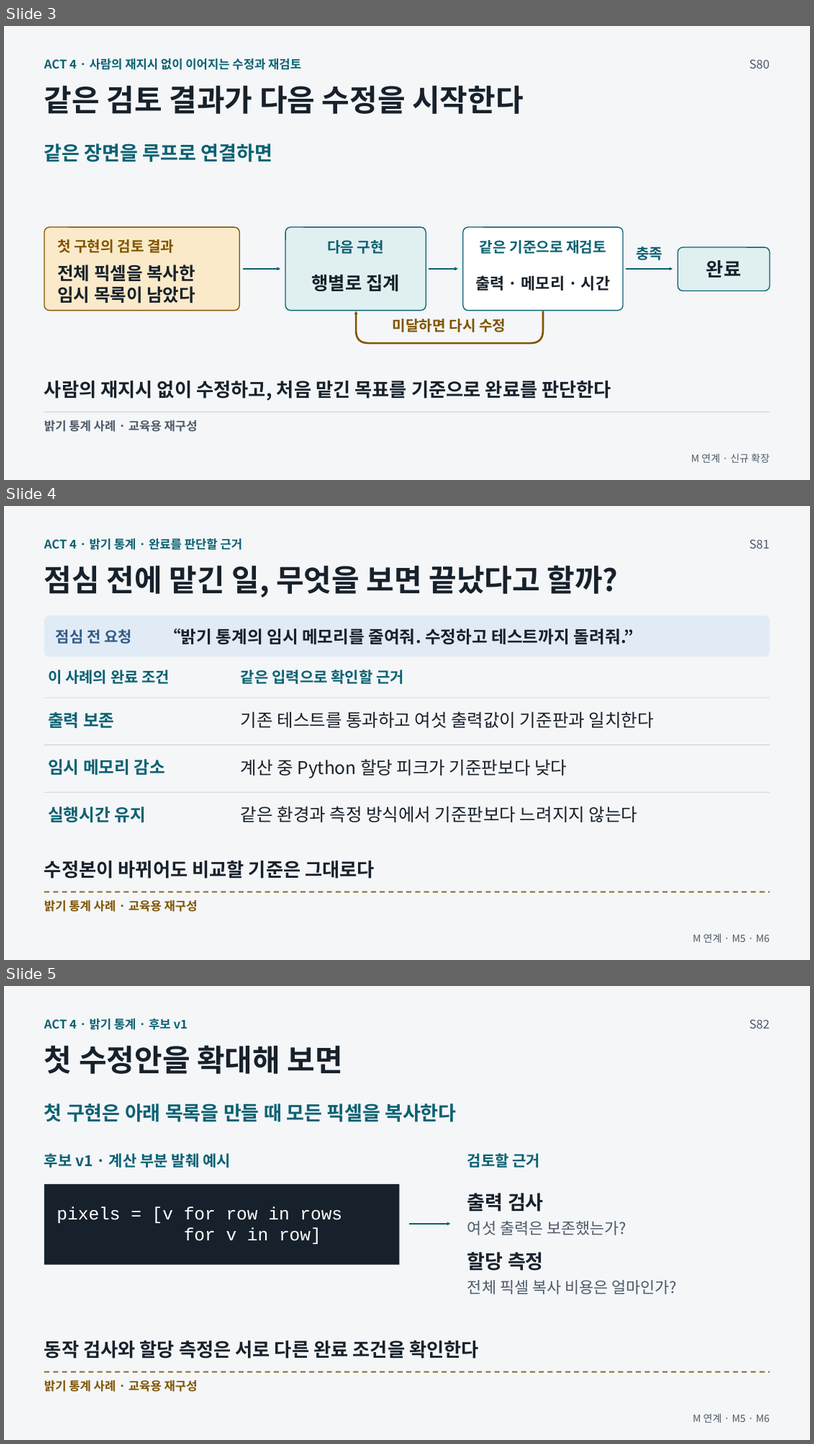
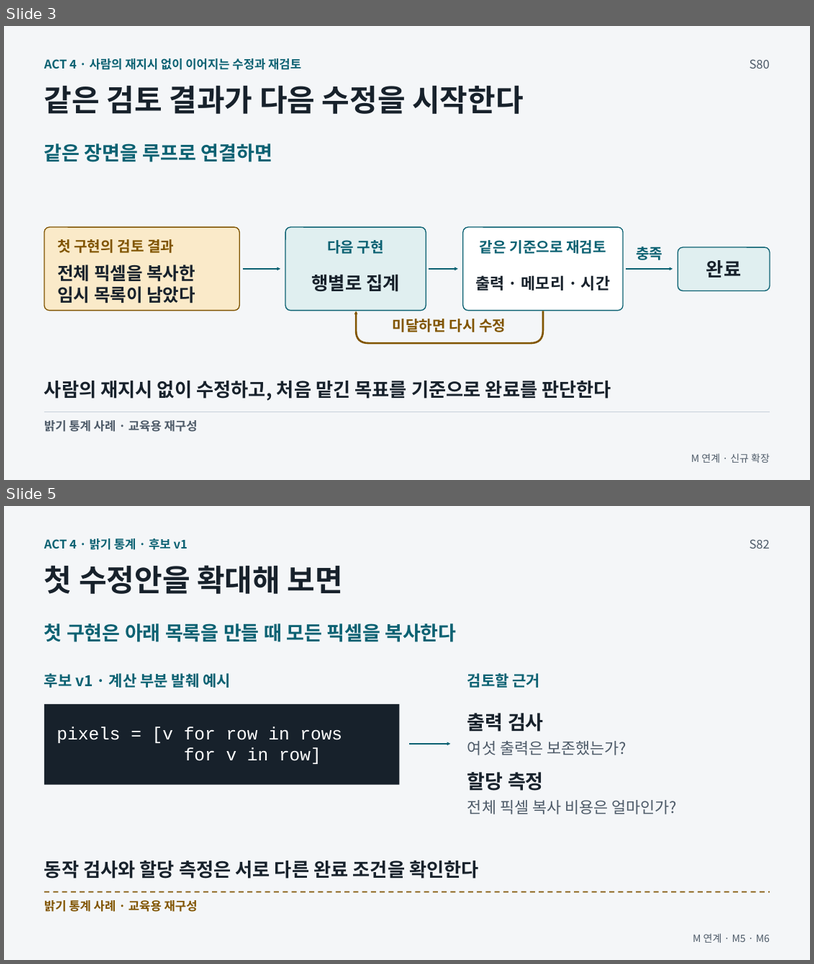
Before and after one commit to GideokKim/ai-dev-training, a slide deck: production/ACT_4.pptx. Shown one above the other, each under a label of ours: slides 3, 4 and 5 before the commit, slides 3 and 5 after it; the slides between them are not shown. The pictures are 814x1444 and 814x964 pixels, drawn with LibreOffice and Linux fonts; fonts in the diff are those of the drawing. Boxes give left, top, right and bottom in pixels: in the first picture for what was removed or moved away, otherwise in the second. Text is boxed around its words. In the diff, an @@ line names an element or a change of style, - is before the commit and + after.

```diff
--- a/production/ACT_4.pptx
+++ b/production/ACT_4.pptx
@@ slide 4 removed at (4,506,810,960), background #F4F6F8 @@
@@ text removed at (44,538,243,550) @@
-ACT 4 · 밝기 통계 · 완료를 판단할 근거
@@ text removed at (750,539,770,548) @@
-S81
@@ text removed at (44,565,619,597) @@
-점심 전에 맡긴 일, 무엇을 보면 끝났다고 할까?
@@ rounded rectangle removed at (44,615,771,656) @@
@@ text removed at (56,629,132,644) @@
-점심 전 요청
@@ text removed at (164,628,634,644) @@
-“밝기 통계의 임시 메모리를 줄여줘. 수정하고 테스트까지 돌려줘.”
@@ text removed at (48,669,170,684) @@
-이 사례의 완료 조건
@@ text removed at (241,669,404,684) @@
-같은 입력으로 확인할 근거
@@ line removed from (44, 698) to (771, 698) @@
@@ text removed at (48,712,114,728) @@
-출력 보존
@@ text removed at (241,711,654,728) @@
-기존 테스트를 통과하고 여섯 출력값이 기준판과 일치한다
@@ line removed from (44, 745) to (771, 745) @@
@@ text removed at (48,759,165,775) @@
-임시 메모리 감소
@@ text removed at (241,759,567,778) @@
-계산 중 Python 할당 피크가 기준판보다 낮다
@@ line removed from (44, 792) to (771, 792) @@
@@ text removed at (48,806,146,822) @@
-실행시간 유지
@@ text removed at (241,806,638,822) @@
-같은 환경과 측정 방식에서 기준판보다 느려지지 않는다
@@ text removed at (44,860,375,878) @@
-수정본이 바뀌어도 비교할 기준은 그대로다
@@ line removed from (44, 892) to (771, 892) @@
@@ text removed at (44,900,198,911) @@
-밝기 통계 사례 · 교육용 재구성
@@ text removed at (693,933,770,942) @@
-M 연계 · M5 · M6
```
Also in this commit, not shown: 1 slide added, 32 other files.
